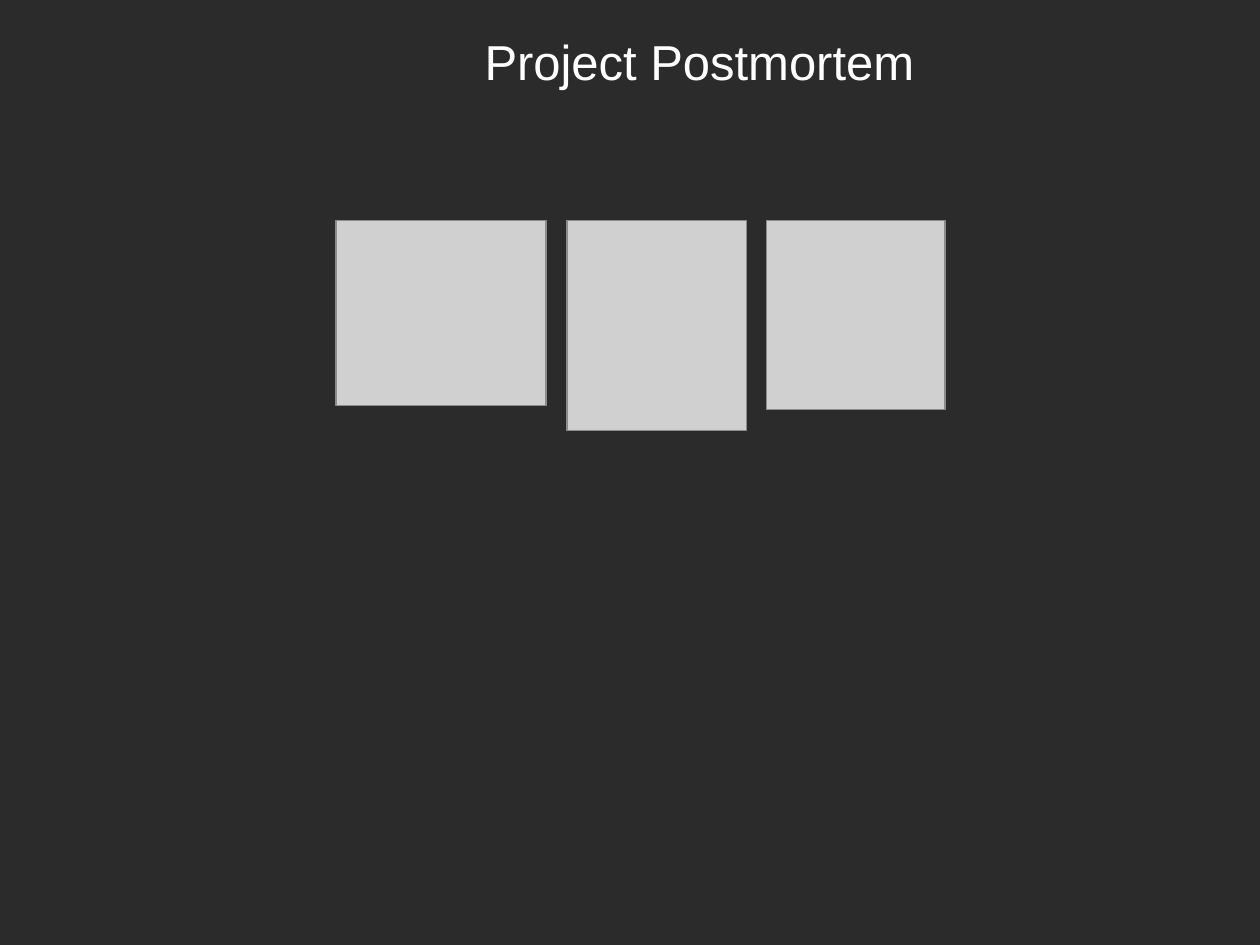
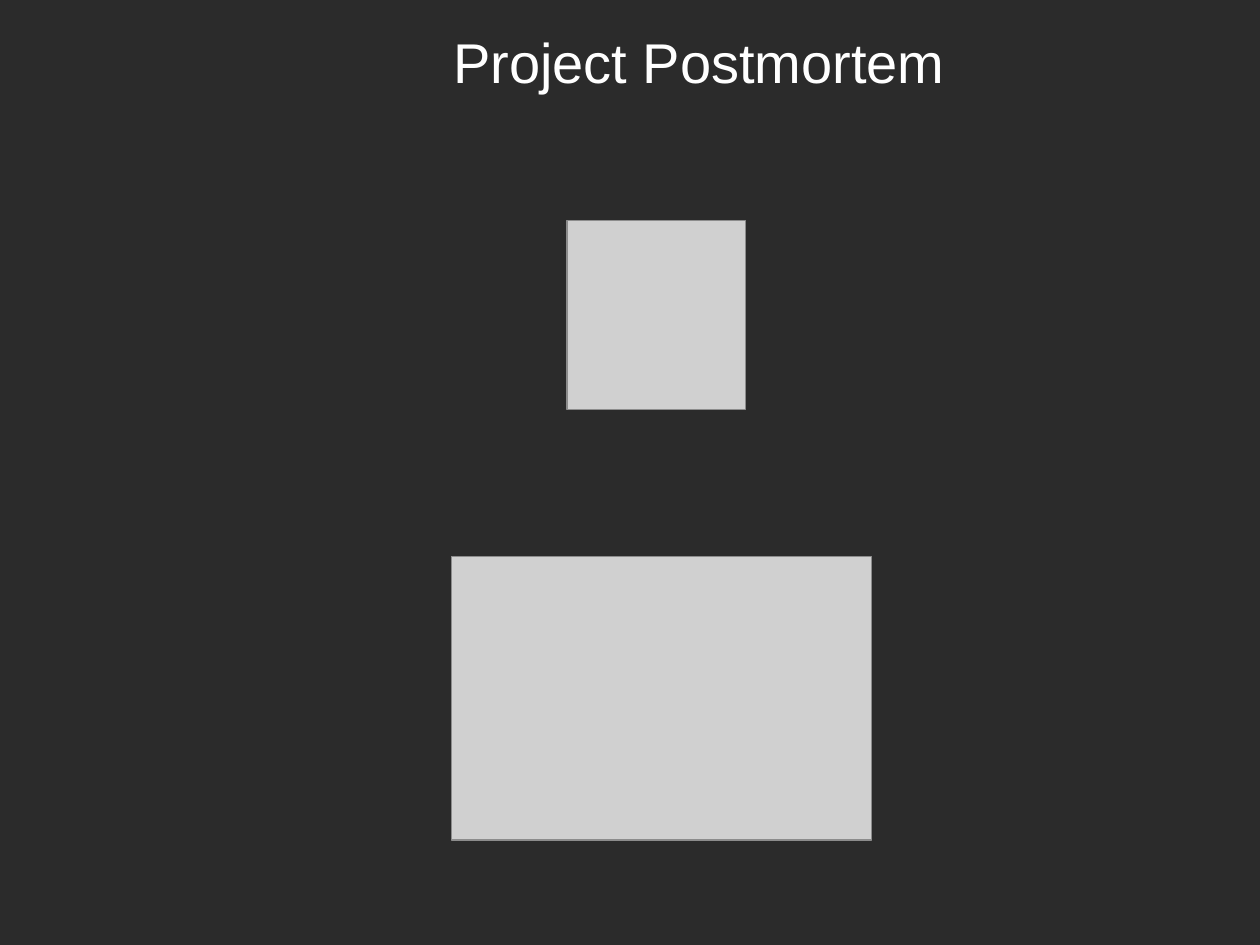
Before and after one commit to cchirag/easyx10, a slide deck: slide 26 of docs/HW/EasyX10 Project - CS673 - Fall 2008 v1.ppt. Drawn at 1260x945 pixels with LibreOffice and Linux fonts; fonts in the diff are those of the drawing; grey boxes stand for pictures; background and template pictures are left out; a plain dark background stands for a picture behind light text. Boxes give left, top, right and bottom in pixels: in the first picture for what was removed or moved away, otherwise in the second. Text is boxed around its words. In the diff, an @@ line names an element or a change of style, - is before the commit and + after.

```diff
--- a/docs/HW/EasyX10 Project - CS673 - Fall 2008 v1.ppt
+++ b/docs/HW/EasyX10 Project - CS673 - Fall 2008 v1.ppt
@@ title "Project Postmortem" at (x1=453, y1=42, x2=945, y2=94): size 28 to 32 pt @@
@@ picture resized from (x1=567, y1=220, x2=747, y2=431) to (x1=567, y1=220, x2=746, y2=410) @@
@@ picture removed at (x1=766, y1=220, x2=945, y2=410) @@
@@ picture resized from (x1=336, y1=220, x2=547, y2=406) to (x1=451, y1=557, x2=871, y2=840) @@
```
Also in this commit, not shown: 23 other slides changed.
